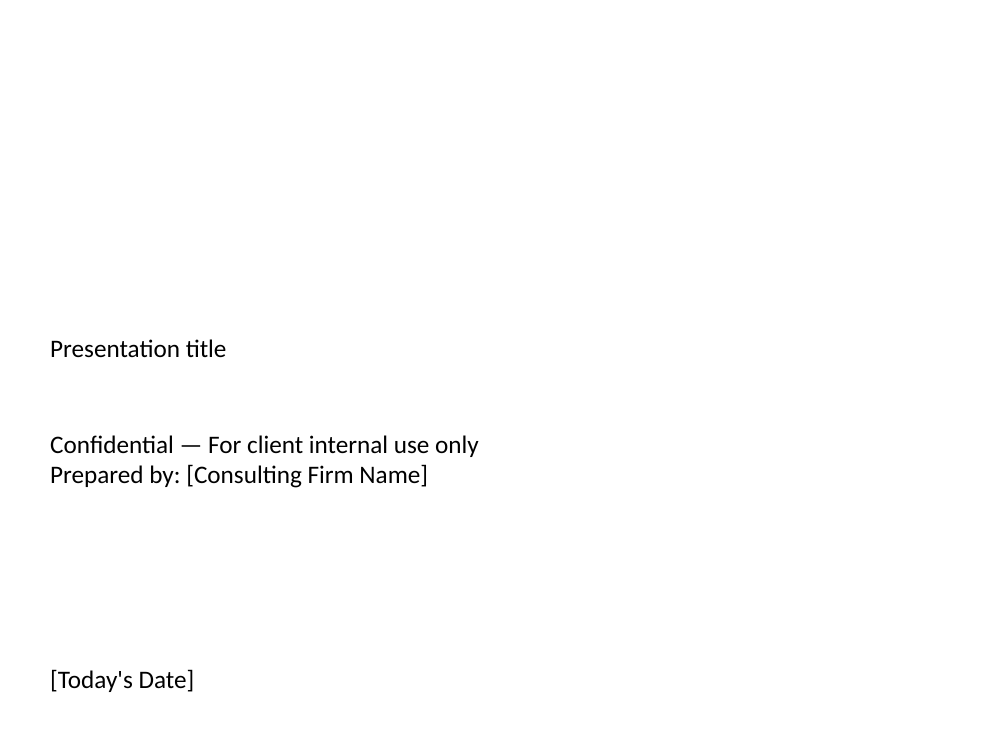
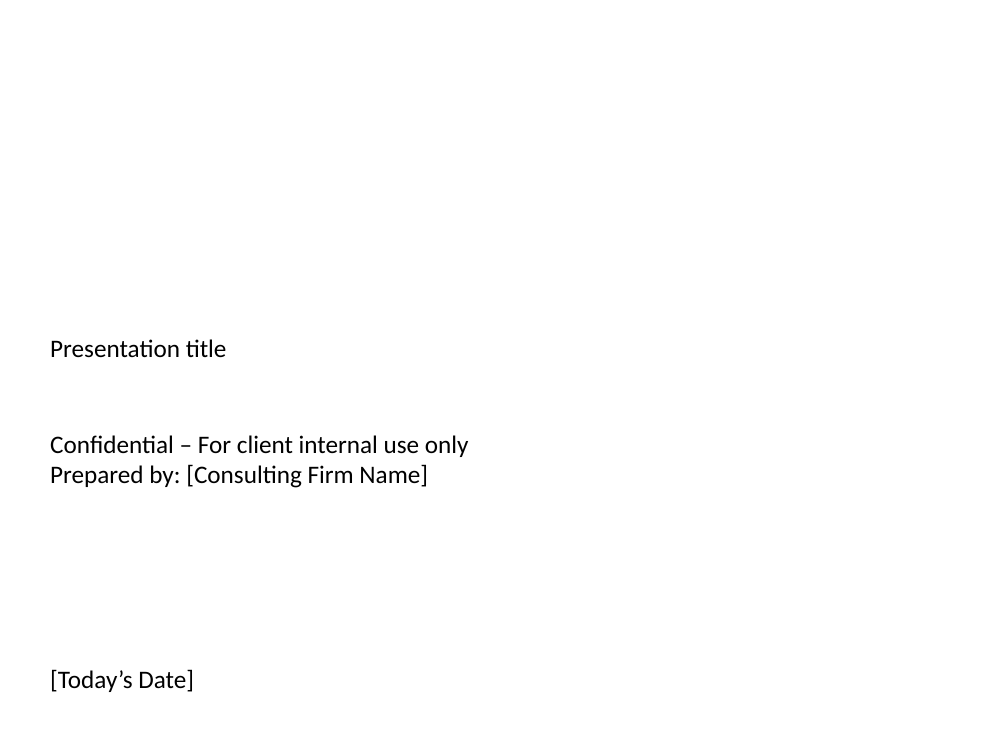
Before and after one commit to vedant1811/kenley-create-decks, a slide deck: slide 1 of src/lib/output/GeneratedPresentation.pptx. Drawn at 1008x756 pixels with LibreOffice and Linux fonts; fonts in the diff are those of the drawing. Boxes give left, top, right and bottom in pixels: in the first picture for what was removed or moved away, otherwise in the second. Text is boxed around its words. In the diff, an @@ line names an element or a change of style, - is before the commit and + after.

```diff
--- a/src/lib/output/GeneratedPresentation.pptx
+++ b/src/lib/output/GeneratedPresentation.pptx
@@ text at [50, 435, 469, 457]: text changed @@
-Confidential — For client internal use only
+Confidential – For client internal use only
@@ text at [50, 669, 194, 692]: text changed @@
-[Today's Date]
+[Today’s Date]
```
Also in this commit, not shown: 7 other slides changed, 1 slide added, 1 slide removed, 4 other files.
